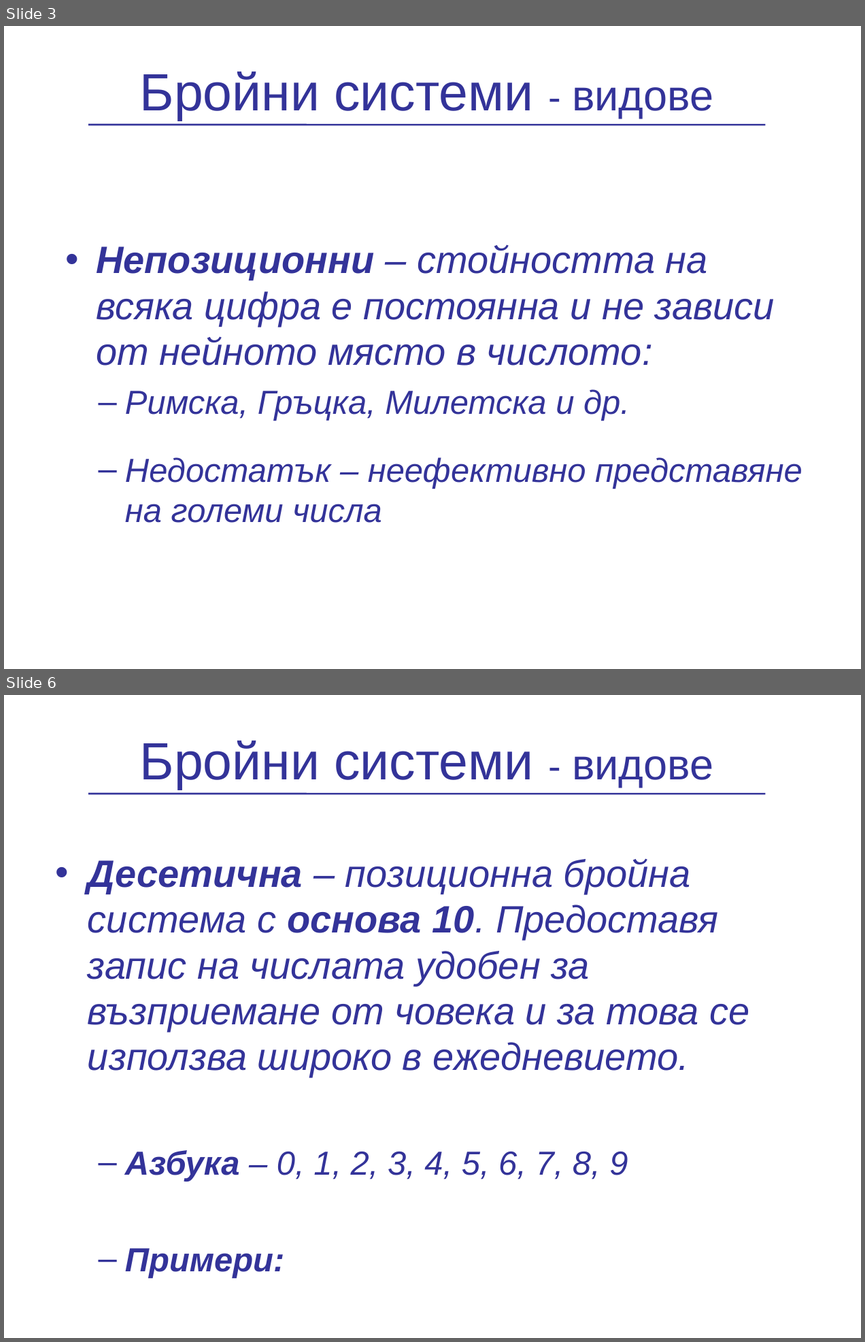
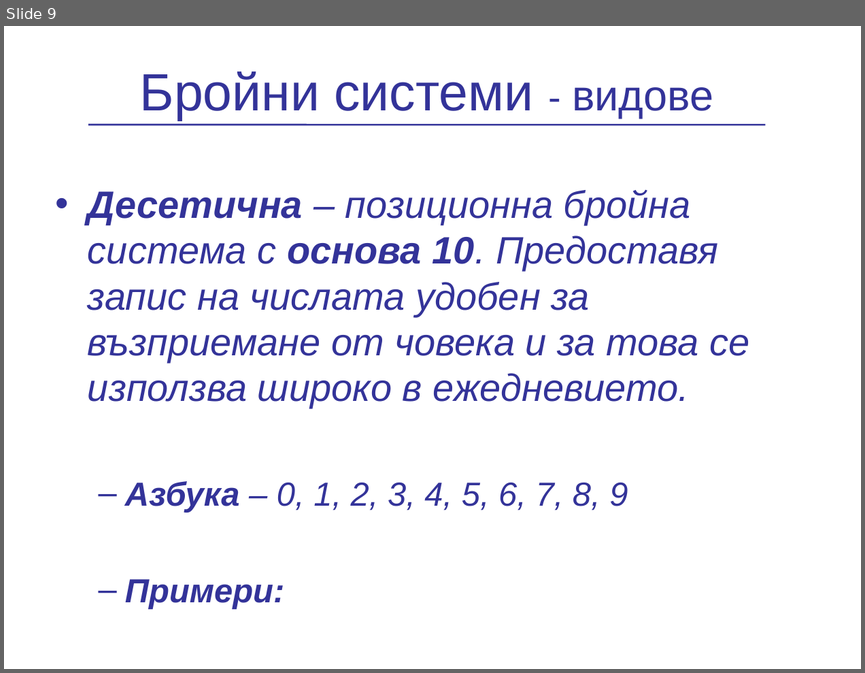
Before and after one commit to vpeevski/academy, a slide deck: Presentations/NumericalSystems/PredstavqneNaChislata.ppt. Shown one above the other, each under a label of ours: slides 3 and 6 before the commit, slide 9 after it; the slides between them are not shown. The pictures are 865x1342 and 865x673 pixels, drawn with LibreOffice and Linux fonts; fonts in the diff are those of the drawing; background and template pictures are left out. Boxes give left, top, right and bottom in pixels: in the first picture for what was removed or moved away, otherwise in the second. Text is boxed around its words. In the diff, an @@ line names an element or a change of style, - is before the commit and + after.

```diff
--- a/Presentations/NumericalSystems/PredstavqneNaChislata.ppt
+++ b/Presentations/NumericalSystems/PredstavqneNaChislata.ppt
@@ slide 3 removed at [4, 26, 861, 669], background picture (left out) @@
@@ title removed at [140, 72, 713, 121] @@
-Бройни системи - видове
@@ line removed from (88, 125) to (765, 125) @@
@@ text removed at [96, 245, 802, 522] @@
-• Непозиционни – стойността на всяка цифра е постоянна и не зависи от нейното място в числото:
-  – Римска, Гръцка, Милетска и др.
-  – Недостатък – неефективно представяне на големи числа
@@ what was slide 6 is now slide 9 @@
```
Also in this commit, not shown: 8 slides added, 4 other slides removed, 1 other file.
